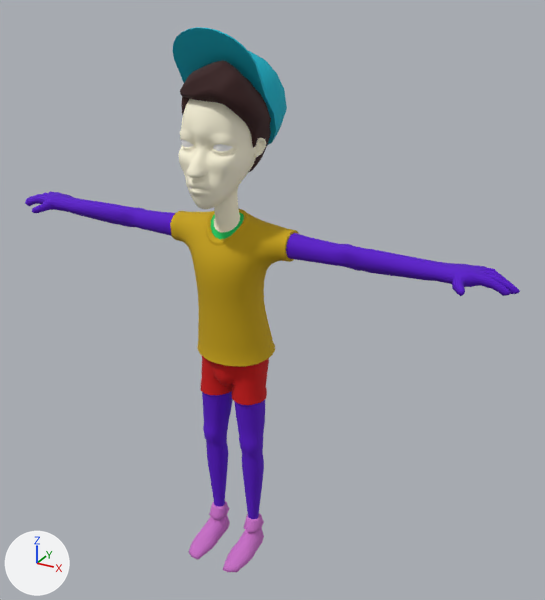
The FBX model SpiderGame/Assets/Models/Character_Eric.FBX: old version first, new version second.
One viewpoint serves both versions: a 50 mm lens placed at (1.355, -2.173, 2.195), pointed at (0.121, 0.072, 1.073). Arrows for +X, +Y and +Z are at lower left; the lights stay in place. Where no turn or scale is listed for an object, it has been applied to the vertices.
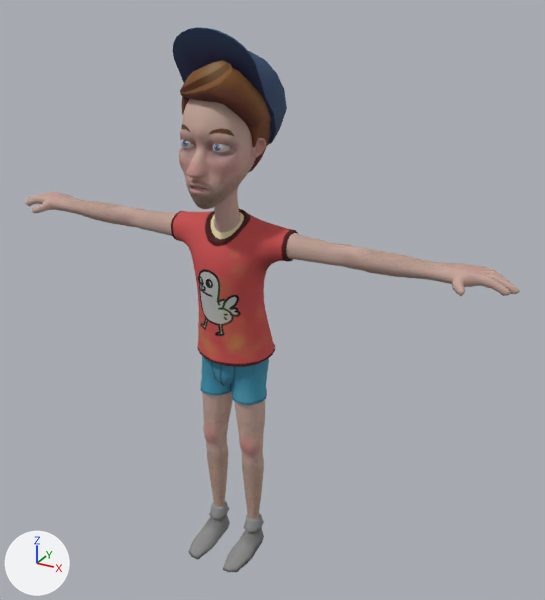
The newer file is also rescaled (x0.928) as a whole; pictures and numbers use the older file's frame.

Changed parts and their boxes [x1, y1, x2, y2] in the pictures (545 x 600 px):
part 1 of me_mesh, built on
    before: [27, 142, 512, 296]
    after: [26, 142, 517, 296]
part 2 of me_mesh, added (brown)
    after: [208, 463, 263, 519]
part 3 of me_mesh, recoloured (pink to grey)
    both: [189, 501, 264, 572]
part 4 of me_mesh, recoloured (purple to beige)
    both: [25, 192, 520, 481]
part 5 of me_mesh, recoloured (red to cyan)
    both: [201, 356, 269, 405]
part 6 of me_mesh, recoloured (yellow to red)
    both: [177, 209, 298, 367]
part 7 of me_mesh, recoloured (white to brown)
    both: [178, 99, 266, 233]
part 8 of me_mesh, recoloured
    before: [181, 140, 233, 151]
    after: [181, 139, 227, 152]
part 9 of me_mesh, recoloured
    both: [180, 60, 271, 173]
part 10 of me_mesh, recoloured (cyan to blue)
    both: [173, 27, 287, 145]

Edits to the bpy script that builds the scene:
```text
Add img_eric_diffuse_png:
    img_eric_diffuse_png = load_image('Eric_Diffuse.png', '../Textures/Eric/Eric_Diffuse.png', 1024, 1024, 'sRGB')
Add mat_13___default:
    mat_13___default = principled_material('13 - Default')
    mat_13___default.texture = img_eric_diffuse_png
    mat_13___default.roughness = 0.859
Change me_mesh:
    used by ob_object001; location = (0.0, 0.0, 0.0)
    remove me_mesh.from_pydata(...)  # 5044 vertices, 5064 faces; spans x -1.0..1.0, y -0.25..0.2, z 0.0..2.03
    remove me_mesh.materials.append(mat_04___default)  # green #16ca60
    add me_mesh.from_pydata(...)  # 6376 vertices, 6258 faces; spans x -1.0..1.0, y -0.25..0.2, z 0.0..2.03
    me_mesh part 1: 169 vertices moved within x -0.94..0.96, y -0.21..0.05, z 1.29..1.92; 57 vertices removed from x -0.96..0.96, y -0.22..0.06, z 1.27..1.72; 1361 vertices added at x -0.98..0.98, y -0.22..0.06, z 1.27..1.71
    me_mesh part 2: 28 vertices added at x -0.11..0.11, y -0.05..0.01, z 0.22..0.23
    me_mesh part 3: 244 faces spanning x -0.13..0.13, y -0.23..0.03, z 0.0..0.13 switch from mat_09___default (pink #ca70c7) to mat_13___default (picture img_eric_diffuse_png)
    me_mesh part 4: 1063 faces spanning x -1.0..1.0, y -0.11..0.06, z 0.34..1.37 switch from mat_default (purple #5800ca) to mat_13___default (picture img_eric_diffuse_png)
    me_mesh part 5: 342 faces spanning x -0.14..0.14, y -0.11..0.09, z 0.7..0.9 switch from mat_02___default (red #ca0000) to mat_13___default (picture img_eric_diffuse_png)
    me_mesh part 6: 536 faces spanning x -0.24..0.24, y -0.14..0.12, z 0.86..1.42 switch from mat_03___default (yellow #caa400) to mat_13___default (picture img_eric_diffuse_png)
    me_mesh part 7: 1406 faces spanning x -0.15..0.15, y -0.25..0.1, z 1.36..1.85 switch from mat_05___default (white #fff9de) to mat_13___default (picture img_eric_diffuse_png)
    me_mesh part 8: 78 faces spanning x -0.09..0.09, y -0.18..-0.13, z 1.65..1.71 switch from mat_06___default (white #ffffff) to mat_13___default (picture img_eric_diffuse_png)
    me_mesh part 9: 581 faces spanning x -0.15..0.17, y -0.2..0.13, z 1.54..1.94 switch from mat_07___default (brown #3b1c1c) to mat_13___default (picture img_eric_diffuse_png)
    me_mesh part 10: 275 faces spanning x -0.16..0.16, y -0.16..0.2, z 1.61..2.03 switch from mat_08___default (cyan #00b4ca) to mat_13___default (picture img_eric_diffuse_png)
```
